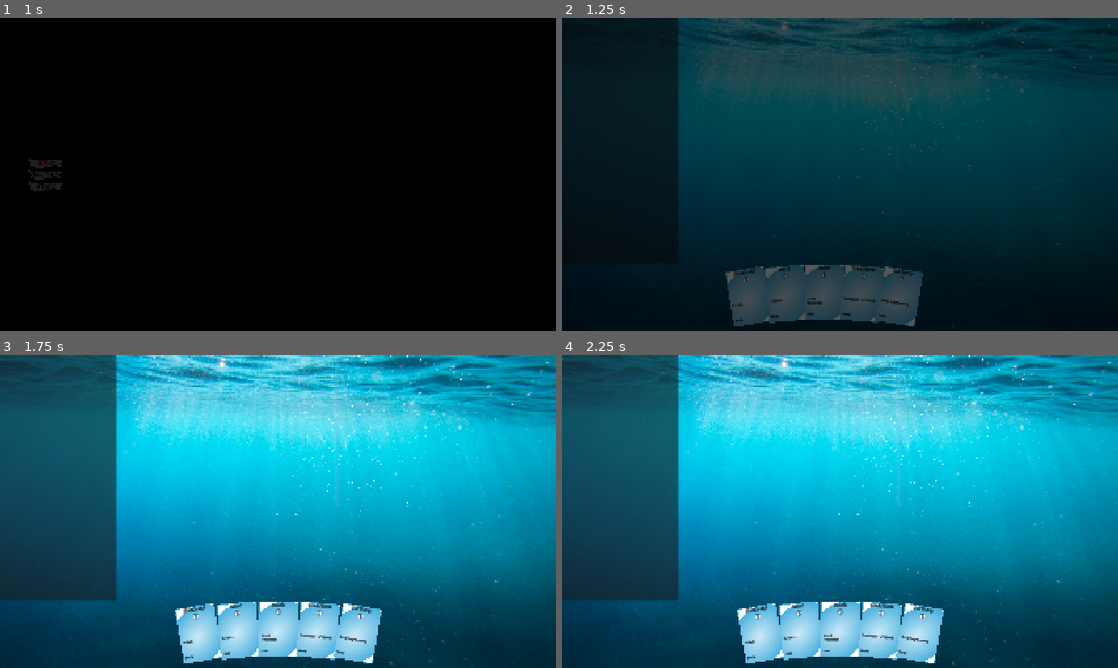
Above: before the commit, frames 1-4 (two rows, left to right).
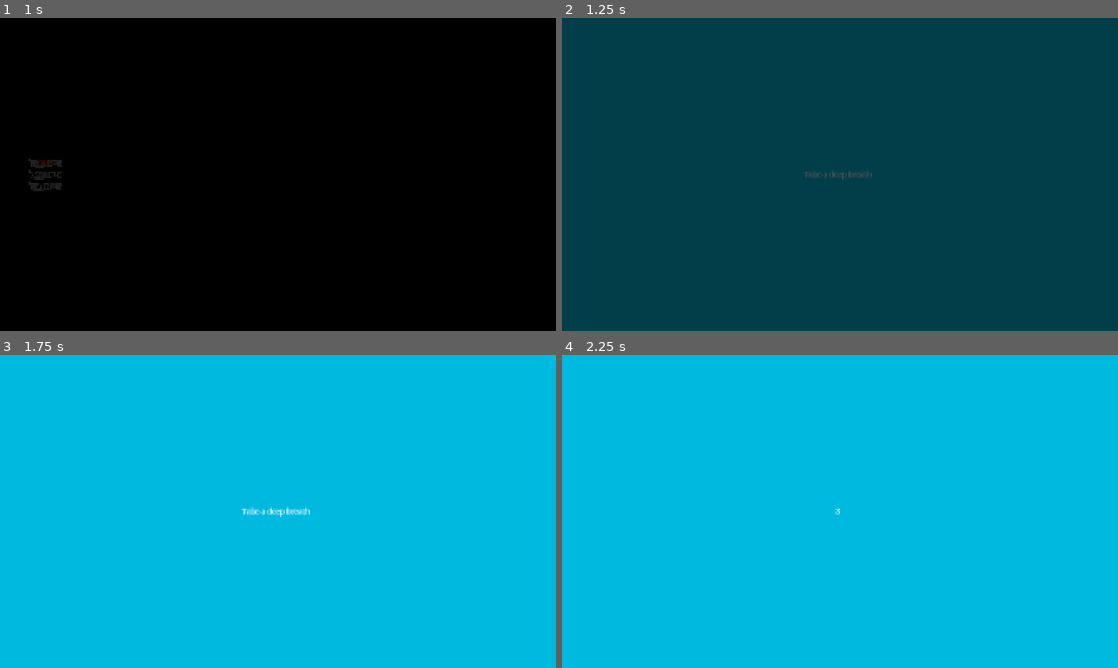
Above: after the commit, the same moments.

Repository: rosswolf/Tourbillon
Game: Godot game, scene res://src/scenes/main_menu.tscn
The game is run twice, just before and just after one commit, with the same random seed, the same clock (stepped at 60 frames per second) and the same inputs.
Inputs (mouse positions are in pixels of both pictures, inside the frame that each line leads up to):
- Up to frame 1 (1 s): click "Play" at 0.5 s
- Up to frame 2 (1.25 s): no input
- Up to frame 3 (1.75 s): move the mouse to (400, 495) at 1.27 s; click (400, 495) at 1.42 s
- Up to frame 4 (2.25 s): tap Enter at 2 s; drag from (728, 527) to (812, 574) at 2.02 s

Frame 1 is identical in both runs. In frame 2, 56% of the frame differs, in the area x 0-100%, y 0-100%; in frame 3, 83%; in frame 4, 83%.

Commit message:
fixing fade in start countdown

Diff:
--- /dev/null
+++ b/elastic-app/app/src/scenes/countdown.gd
@@ -0,0 +1,22 @@
+extends Control
+const GAME: String = "res://src/scenes/game.tscn"
+
+func _ready():
+	%Timer.start()
+	%Timer.timeout.connect(_on_timer_timeout)  # Connect to the timer's signal
+
+func render_label():
+	var time_left: float = %Timer.time_left
+	var second: int = fmod(time_left, 60)
+	if second > 3:
+		return "Take a deep breath"
+	elif second == 0:
+		return ""
+	else:
+		return str(second)
+
+func _process(delta):
+	%Label.text = render_label()
+
+func _on_timer_timeout():
+	FadeToBlack.go_to_scene(GAME, Color.WHITE)
--- /dev/null
+++ b/elastic-app/app/src/scenes/countdown.tscn
@@ -0,0 +1,37 @@
+[gd_scene load_steps=2 format=3 uid="uid://dsu5rq54v4jo7"]
+
+[ext_resource type="Script" uid="uid://ndgwvubae4pu" path="res://src/scenes/countdown.gd" id="1_sst0k"]
+
+[node name="Countdown" type="Control"]
+layout_mode = 3
+anchors_preset = 0
+script = ExtResource("1_sst0k")
+
+[node name="ColorRect" type="ColorRect" parent="."]
+layout_mode = 0
+offset_right = 1920.0
+offset_bottom = 1080.0
+color = Color(0, 0.72549, 0.87451, 1)
+
+[node name="MainCenterContainer" type="CenterContainer" parent="."]
+layout_mode = 0
+offset_right = 1920.0
+offset_bottom = 1080.0
+
+[node name="MarginContainer" type="MarginContainer" parent="MainCenterContainer"]
+layout_mode = 2
+theme_override_constants/margin_left = 100
+theme_override_constants/margin_top = 50
+theme_override_constants/margin_right = 115
+theme_override_constants/margin_bottom = 50
+
+[node name="Label" type="Label" parent="MainCenterContainer/MarginContainer"]
+unique_name_in_owner = true
+layout_mode = 2
+theme_override_font_sizes/font_size = 25
+text = "Take a deep breath"
+
+[node name="Timer" type="Timer" parent="MainCenterContainer/MarginContainer"]
+unique_name_in_owner = true
+wait_time = 5.0
+one_shot = true
--- a/elastic-app/app/src/scenes/main_menu.gd
+++ b/elastic-app/app/src/scenes/main_menu.gd
@@ -2,7 +2,7 @@
 
 @onready var settings_container := $SettingsCenterContainer
 
-const GAME: String = "res://src/scenes/game.tscn"
+const COUNTDOWN: String = "res://src/scenes/countdown.tscn"
 
 
 func _ready() -> void:
@@ -13,7 +13,7 @@
 
 func __play() -> void:
 	GlobalGameManager.hero_template_id = "knight"
-	FadeToBlack.go_to_scene(GAME)
+	FadeToBlack.go_to_scene(COUNTDOWN)
 
 func __show_settings() -> void:
 	settings_container.set_mouse_filter(Control.MOUSE_FILTER_STOP)
--- a/elastic-app/app/src/scenes/ui/hand/hand_container.gd
+++ b/elastic-app/app/src/scenes/ui/hand/hand_container.gd
@@ -33,7 +33,7 @@
 	# Add the card as a child if it's not already
 	# TODO: check that instance id is not already in dict
 	add_child(card_ui)
-	card_ui.set_card_data(card)
+	await card_ui.set_card_data(card)
 
 	__cards[card_ui.card_data.instance_id] = card_ui
 
--- a/elastic-app/app/src/scenes/ui/transitions/fade_to_black.gd
+++ b/elastic-app/app/src/scenes/ui/transitions/fade_to_black.gd
@@ -3,29 +3,28 @@
 @onready var color_rect: ColorRect = $FadeColorRect
 
 @export var switch_duration: float = 1.0
-var current_scene: String = ""
 
-func _init():
-	current_scene = "res://src/scenes/main_menu.tscn"
 
 func _ready() -> void:
 	color_rect.mouse_filter = Control.MOUSE_FILTER_IGNORE
 	color_rect.modulate.a = 0
 
 
-func go_to_scene(scene: String):
+func go_to_scene(scene: String, fade_color: Color = Color.BLACK, fade_duration: float = switch_duration):
+
+
 	color_rect.mouse_filter = Control.MOUSE_FILTER_STOP
+	color_rect.color = fade_color
 
 	var tween = get_tree().create_tween()
 	tween.set_pause_mode(Tween.TWEEN_PAUSE_PROCESS)
-	tween.tween_property(color_rect, "modulate:a", 1, switch_duration / 2.0)
+	tween.tween_property(color_rect, "modulate:a", 1, fade_duration / 2.0)
 	await tween.finished
 
 	get_tree().change_scene_to_file(scene)
 	get_tree().paused = false
-	current_scene = scene
 
 	tween = get_tree().create_tween()
 	tween.set_pause_mode(Tween.TWEEN_PAUSE_PROCESS)
-	tween.tween_property(color_rect, "modulate:a", 0, switch_duration / 2.0)
+	tween.tween_property(color_rect, "modulate:a", 0, fade_duration / 2.0)
 	color_rect.mouse_filter = Control.MOUSE_FILTER_IGNORE
Not shown, added: elastic-app/app/src/scenes/countdown.gd.uid
Not shown, added: elastic-app/app/cc0_assets/.underwater_crop.jpg-autosave.kra
